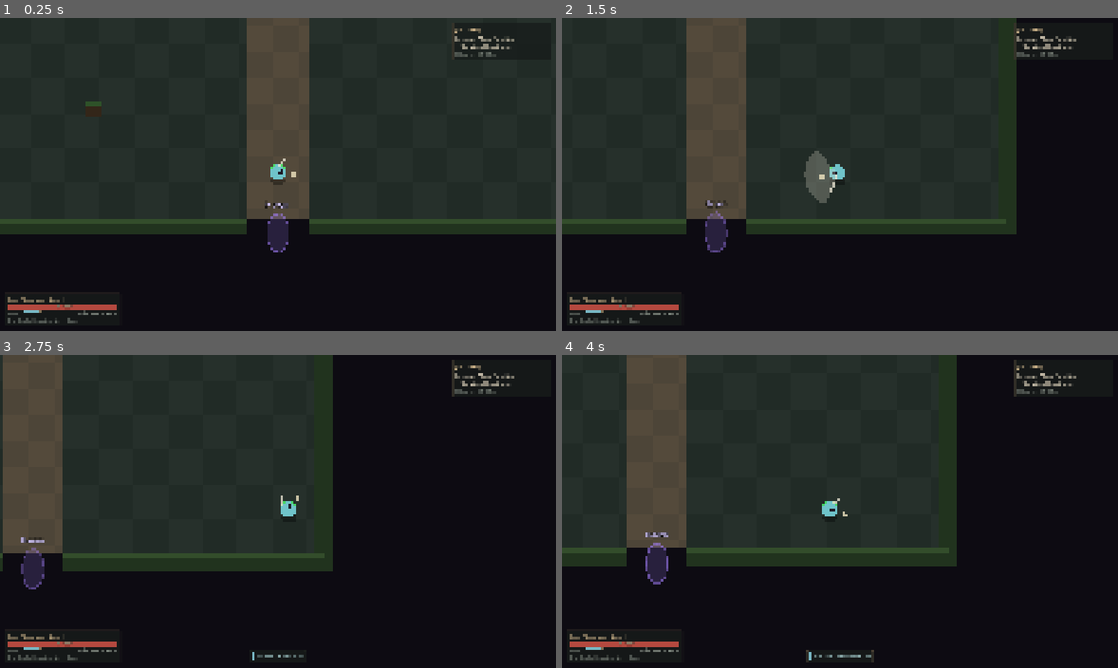
Above: before the commit, frames 1-4 (two rows, left to right).
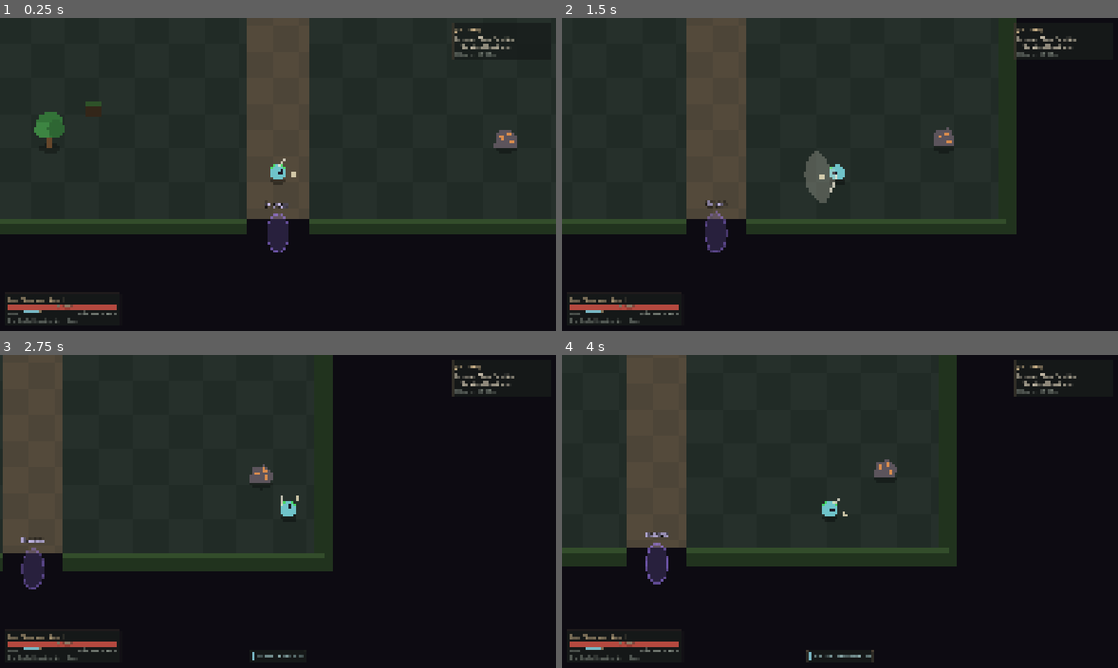
Above: after the commit, the same moments.

Repository: ncbender/Echo-of-the-Hollow
Game: Godot game, scene res://scenes/maps/whispering_stone.tscn
Same seed, same stepped clock (60 frames per second), same inputs: the game is played once before the commit and once after it. This scene is started directly instead of the project's main scene.
Inputs (mouse positions are in pixels of both pictures, inside the frame that each line leads up to):
- Up to frame 1 (0.25 s): no input
- Up to frame 2 (1.5 s): tap Enter (ui_accept) at 0.5, 0.77 s; move the mouse to (962, 158) at 0.52 s; hold D (move_right) 0.53-1.25 s; hold G (interact) 0.53-1.25 s; click (962, 158) at 0.67 s; drag from (728, 190) to (851, 171) at 1.27 s
- Up to frame 3 (2.75 s): tap Enter (ui_accept) at 2 s; move the mouse to (333, 442) at 2.02 s; hold D (move_right) from 2.03 s (still down); hold G (interact) from 2.03 s (still down); tap E (ability_2) at 2.1 s
- Up to frame 4 (4 s): release D (move_right) at 2.75 s; release G (interact) at 2.75 s; drag from (812, 574) to (851, 508) at 2.77 s; move the mouse to (1006, 558) at 3.52 s; hold A (move_left) from 3.53 s (still down); hold G (interact) from 3.53 s (still down); tap F (ability_4) at 3.6 s; tap Enter (ui_accept) at 3.77 s

The runs differ from the first frame. In frame 1, 0.6% of the frame differs, in the area x 6-93%, y 30-42%; in frame 2, 0.2%; in frame 3, 0.2%; in frame 4, 0.2%.

Commit message:
feat: expand hollowwood gathering and supported crafting
- Gathering: level-3 nodes at the Whispering Stone (Old Oak, Rich Iron Vein,
  Duskleaf Cluster, Elk Remains; more yield and XP, existing real-time
  respawn and saved depletion) next to the level-1 nodes of the Whisper
  Forest, plus a second Stag Remains there (skinning was a bottleneck).
  Placed off the forced-fight paths.
- Leather Bracers: the pattern lies once in a Hunter's Pack in the Whisper
  Forest (StoryPickup, persistent flag pickup.forest_hunters_pack).
- Recipes for equippable items that had no source: Rope Belt (Tailoring 1),
  Padded Mantle (Tailoring 2), Traveler's Cloak (Tailoring 3), Worn Boots
  (Leatherworking 2). No potions, no bows, Alchemy stays data only.
- Professions window: an automatic recipe locked by level shows "Level N".
- test_hollowwood: tracks at level 1 and 3 with a purpose, reachable on foot
  without a triggered encounter, level check / yield / XP / depletion over
  save/load, the pattern once and permanent learning, new recipes (missing
  materials, wrong station, rapid clicks, full bag), no unusable outputs.

Co-Authored-By: Claude Opus 5.5 <noreply@anthropic.com>
Claude-Session: https://claude.ai/code/session_01NoXQfpceV9GEDxLjULRbWj

Diff:
--- /dev/null
+++ b/data/professions/recipes/lw_worn_boots.tres
@@ -0,0 +1,26 @@
+[gd_resource type="Resource" script_class="ProfessionRecipeDefinition" format=3]
+
+[ext_resource type="Script" path="res://scripts/rpg/professions/profession_recipe_definition.gd" id="1_recipe"]
+[ext_resource type="Script" path="res://scripts/rpg/base/item_cost.gd" id="2_cost"]
+
+[sub_resource type="Resource" id="Cost_1"]
+script = ExtResource("2_cost")
+item_id = &"cured_leather"
+quantity = 3
+
+[sub_resource type="Resource" id="Cost_2"]
+script = ExtResource("2_cost")
+item_id = &"linen_cloth"
+quantity = 1
+
+[resource]
+script = ExtResource("1_recipe")
+id = &"lw_worn_boots"
+display_name = "Worn Boots"
+profession_id = &"leatherworking"
+required_level = 2
+xp = 28
+is_processing = false
+output_item_id = &"worn_boots"
+output_quantity = 1
+inputs = Array[ExtResource("2_cost")]([SubResource("Cost_1"),SubResource("Cost_2")])
--- /dev/null
+++ b/data/professions/recipes/tl_padded_mantle.tres
@@ -0,0 +1,26 @@
+[gd_resource type="Resource" script_class="ProfessionRecipeDefinition" format=3]
+
+[ext_resource type="Script" path="res://scripts/rpg/professions/profession_recipe_definition.gd" id="1_recipe"]
+[ext_resource type="Script" path="res://scripts/rpg/base/item_cost.gd" id="2_cost"]
+
+[sub_resource type="Resource" id="Cost_1"]
+script = ExtResource("2_cost")
+item_id = &"linen_cloth"
+quantity = 3
+
+[sub_resource type="Resource" id="Cost_2"]
+script = ExtResource("2_cost")
+item_id = &"cured_leather"
+quantity = 1
+
+[resource]
+script = ExtResource("1_recipe")
+id = &"tl_padded_mantle"
+display_name = "Padded Mantle"
+profession_id = &"tailoring"
+required_level = 2
+xp = 28
+is_processing = false
+output_item_id = &"padded_mantle"
+output_quantity = 1
+inputs = Array[ExtResource("2_cost")]([SubResource("Cost_1"),SubResource("Cost_2")])
--- /dev/null
+++ b/data/professions/recipes/tl_rope_belt.tres
@@ -0,0 +1,21 @@
+[gd_resource type="Resource" script_class="ProfessionRecipeDefinition" format=3]
+
+[ext_resource type="Script" path="res://scripts/rpg/professions/profession_recipe_definition.gd" id="1_recipe"]
+[ext_resource type="Script" path="res://scripts/rpg/base/item_cost.gd" id="2_cost"]
+
+[sub_resource type="Resource" id="Cost_1"]
+script = ExtResource("2_cost")
+item_id = &"flax_fiber"
+quantity = 4
+
+[resource]
+script = ExtResource("1_recipe")
+id = &"tl_rope_belt"
+display_name = "Rope Belt"
+profession_id = &"tailoring"
+required_level = 1
+xp = 20
+is_processing = false
+output_item_id = &"rope_belt"
+output_quantity = 1
+inputs = Array[ExtResource("2_cost")]([SubResource("Cost_1")])
--- /dev/null
+++ b/data/professions/recipes/tl_traveler_cloak.tres
@@ -0,0 +1,21 @@
+[gd_resource type="Resource" script_class="ProfessionRecipeDefinition" format=3]
+
+[ext_resource type="Script" path="res://scripts/rpg/professions/profession_recipe_definition.gd" id="1_recipe"]
+[ext_resource type="Script" path="res://scripts/rpg/base/item_cost.gd" id="2_cost"]
+
+[sub_resource type="Resource" id="Cost_1"]
+script = ExtResource("2_cost")
+item_id = &"linen_cloth"
+quantity = 5
+
+[resource]
+script = ExtResource("1_recipe")
+id = &"tl_traveler_cloak"
+display_name = "Traveler's Cloak"
+profession_id = &"tailoring"
+required_level = 3
+xp = 32
+is_processing = false
+output_item_id = &"traveler_cloak"
+output_quantity = 1
+inputs = Array[ExtResource("2_cost")]([SubResource("Cost_1")])
--- /dev/null
+++ b/data/world/resource_nodes/duskleaf_cluster.tres
@@ -0,0 +1,15 @@
+[gd_resource type="Resource" script_class="ResourceNodeDefinition" format=3]
+
+[ext_resource type="Script" path="res://scripts/rpg/world/resource_node_definition.gd" id="1_node"]
+
+[resource]
+script = ExtResource("1_node")
+id = &"duskleaf_cluster"
+display_name = "Duskleaf Cluster"
+yield_item_id = &"duskleaf"
+yield_quantity = 2
+respawn_seconds = 180.0
+look = 3
+profession_id = &"herbalism"
+required_level = 3
+gather_xp = 14
--- /dev/null
+++ b/data/world/resource_nodes/elk_remains.tres
@@ -0,0 +1,15 @@
+[gd_resource type="Resource" script_class="ResourceNodeDefinition" format=3]
+
+[ext_resource type="Script" path="res://scripts/rpg/world/resource_node_definition.gd" id="1_node"]
+
+[resource]
+script = ExtResource("1_node")
+id = &"elk_remains"
+display_name = "Elk Remains"
+yield_item_id = &"raw_hide"
+yield_quantity = 3
+respawn_seconds = 240.0
+look = 4
+profession_id = &"skinning"
+required_level = 3
+gather_xp = 16
--- /dev/null
+++ b/data/world/resource_nodes/old_oak.tres
@@ -0,0 +1,15 @@
+[gd_resource type="Resource" script_class="ResourceNodeDefinition" format=3]
+
+[ext_resource type="Script" path="res://scripts/rpg/world/resource_node_definition.gd" id="1_node"]
+
+[resource]
+script = ExtResource("1_node")
+id = &"old_oak"
+display_name = "Old Oak"
+yield_item_id = &"timber"
+yield_quantity = 5
+respawn_seconds = 150.0
+look = 0
+profession_id = &"woodcutting"
+required_level = 3
+gather_xp = 14
--- /dev/null
+++ b/data/world/resource_nodes/rich_iron_vein.tres
@@ -0,0 +1,15 @@
+[gd_resource type="Resource" script_class="ResourceNodeDefinition" format=3]
+
+[ext_resource type="Script" path="res://scripts/rpg/world/resource_node_definition.gd" id="1_node"]
+
+[resource]
+script = ExtResource("1_node")
+id = &"rich_iron_vein"
+display_name = "Rich Iron Vein"
+yield_item_id = &"iron_ore"
+yield_quantity = 3
+respawn_seconds = 180.0
+look = 2
+profession_id = &"mining"
+required_level = 3
+gather_xp = 16
--- a/scenes/maps/whisper_forest.tscn
+++ b/scenes/maps/whisper_forest.tscn
@@ -18,8 +18,12 @@
 [ext_resource type="Resource" path="res://data/world/resource_nodes/wild_flax.tres" id="def_wild_flax"]
 [ext_resource type="Resource" path="res://data/world/resource_nodes/duskleaf_patch.tres" id="def_duskleaf"]
 [ext_resource type="Resource" path="res://data/world/resource_nodes/stag_remains.tres" id="def_stag"]
+[ext_resource type="Script" path="res://scripts/world/story_pickup.gd" id="15_pickup"]
 [ext_resource type="Resource" path="res://data/enemies/grove_warden_config.tres" id="13_warden_cfg"]
 [ext_resource type="Resource" path="res://data/enemies/grove_warden_attacks.tres" id="14_warden_attacks"]
+
+[sub_resource type="CircleShape2D" id="Circle_pack"]
+radius = 18.0
 
 [sub_resource type="RectangleShape2D" id="Rect_door_west"]
 size = Vector2(12, 48)
@@ -194,6 +198,22 @@
 node_id = &"stag"
 prompt = "Gather"
 
+[node name="StagRemainsB" parent="Resources" instance=ExtResource("12_node")]
+position = Vector2(-270, 135)
+definition = ExtResource("def_stag")
+node_id = &"stag_b"
+prompt = "Gather"
+
+[node name="HuntersPack" type="Area2D" parent="."]
+position = Vector2(-285, -112)
+script = ExtResource("15_pickup")
+persistent_id = &"forest_hunters_pack"
+item_id = &"pattern_leather_bracers"
+label = "Hunter's Pack"
+
+[node name="CollisionShape2D" type="CollisionShape2D" parent="HuntersPack"]
+shape = SubResource("Circle_pack")
+
 [node name="Enemies" type="Node2D" parent="."]
 y_sort_enabled = true
 
--- a/scenes/maps/whispering_stone.tscn
+++ b/scenes/maps/whispering_stone.tscn
@@ -21,6 +21,11 @@
 [ext_resource type="Resource" path="res://data/enemies/rootbound_husk.tres" id="19_husk"]
 [ext_resource type="Resource" path="res://data/enemies/hollowfang_wolf.tres" id="20_wolf"]
 [ext_resource type="Script" path="res://scripts/rpg/base/item_cost.gd" id="21_cost"]
+[ext_resource type="PackedScene" path="res://scenes/world/resource_node.tscn" id="30_node"]
+[ext_resource type="Resource" path="res://data/world/resource_nodes/old_oak.tres" id="31_old_oak"]
+[ext_resource type="Resource" path="res://data/world/resource_nodes/rich_iron_vein.tres" id="32_rich_vein"]
+[ext_resource type="Resource" path="res://data/world/resource_nodes/duskleaf_cluster.tres" id="33_duskleaf"]
+[ext_resource type="Resource" path="res://data/world/resource_nodes/elk_remains.tres" id="34_elk"]
 
 [sub_resource type="RectangleShape2D" id="Rect_exit"]
 size = Vector2(56, 12)
@@ -345,6 +350,33 @@
 [node name="CollisionShape2D" type="CollisionShape2D" parent="ToHaven"]
 shape = SubResource("Rect_exit")
 
+[node name="Resources" type="Node2D" parent="."]
+y_sort_enabled = true
+
+[node name="OldOak" parent="Resources" instance=ExtResource("30_node")]
+position = Vector2(-210,250)
+definition = ExtResource("31_old_oak")
+node_id = &"old_oak"
+prompt = "Gather"
+
+[node name="RichIronVein" parent="Resources" instance=ExtResource("30_node")]
+position = Vector2(210,250)
+definition = ExtResource("32_rich_vein")
+node_id = &"rich_vein"
+prompt = "Gather"
+
+[node name="DuskleafCluster" parent="Resources" instance=ExtResource("30_node")]
+position = Vector2(-210,100)
+definition = ExtResource("33_duskleaf")
+node_id = &"duskleaf_cluster"
+prompt = "Gather"
+
+[node name="ElkRemains" parent="Resources" instance=ExtResource("30_node")]
+position = Vector2(215,40)
+definition = ExtResource("34_elk")
+node_id = &"elk"
+prompt = "Gather"
+
 [node name="Enemies" type="Node2D" parent="."]
 y_sort_enabled = true
 
--- a/scripts/ui/professions_panel.gd
+++ b/scripts/ui/professions_panel.gd
@@ -322,9 +322,9 @@
 func locked_tag(recipe: ProfessionRecipeDefinition) -> String:
 	if not recipe.craftable:
 		return "Not yet available"
-	if not character.professions.knows(recipe.id):
+	if not character.professions.knows(recipe.id) and recipe.unlock_source != ProfessionRecipeDefinition.UnlockSource.AUTOMATIC:
 		return "Not learned"
-	return "Level %d" % recipe.required_level
+	return "Level %d" % recipe.required_level   # automatic recipes come with the level
 
 
 func _unlock_text(recipe: ProfessionRecipeDefinition) -> String:
--- /dev/null
+++ b/tests/integration/test_hollowwood.gd
@@ -0,0 +1,288 @@
+extends TestCase
+## Hollowwood crafting loop (docs/PROFESSIONS.md): every gathering track has
+## reachable level-1 and level-3 nodes in playable maps (walked to with real
+## movement, no forced fight on the way), level requirement, yield, XP and a
+## depletion that survives save/load; the Leather Bracers pattern lies in the
+## Whisper Forest once (persistent), learning is permanent and a second
+## pattern is refused; the new recipes craft equippable items that had no
+## source; no recipe hands out potions or unsupported weapons; every gathered
+## material feeds a recipe or a restoration. Only user://test_saves/.
+
+const DIR := "user://test_saves/hollowwood"
+const PATH := DIR + "/slot_1.save.json"
+const GATHERING := [&"mining", &"herbalism", &"woodcutting", &"skinning"]
+## Walk plans from the map's arrival point: waypoints, then the node.
+const ROUTES := {
+	&"whisper_forest": {"StagRemainsB": [], "StagRemains": [], "TreeA": [], "FlaxA": [], "RockA": [Vector2(-150, -10)]},
+	&"whispering_stone": {"OldOak": [], "RichIronVein": [], "DuskleafCluster": [Vector2(-210, 280)],
+		"ElkRemains": [Vector2(240, 280), Vector2(240, 60)]},
+}
+const NEW_NODES := {&"old_oak": &"woodcutting", &"rich_iron_vein": &"mining", &"duskleaf_cluster": &"herbalism", &"elk_remains": &"skinning"}
+
+var db: GameDatabase
+var session: SessionState
+var character: Character
+var map: GameMap
+var _previous: Character
+var _previous_path: String
+
+
+func before_each() -> void:
+	db = GameDatabase.get_default()
+	session = SessionState.find(get_tree())
+	_previous = session.character
+	_previous_path = session.save_path
+	session.save_path = DIR + "/session.save.json"
+	character = CharacterFactory.create_new(db)
+	character.world.set_flag(&"prologue.haven_discovered")
+	session.set_character(character)
+
+
+func after_each() -> void:
+	if get_tree().current_scene != null:
+		get_tree().unload_current_scene()
+	await get_tree().process_frame
+	session.saves.reset()
+	for path in [PATH] + SaveSlots.all_paths(DIR + "/session.save.json"):
+		for suffix: String in ["", SaveSystem.BACKUP_SUFFIX, SaveSystem.TEMP_SUFFIX]:
+			if FileAccess.file_exists(path + suffix):
+				DirAccess.remove_absolute(path + suffix)
+	session.save_path = _previous_path
+	session.set_character(_previous)
+
+
+func _placed_nodes() -> Dictionary:   # map id -> Array of [node name, ResourceNodeDefinition, position]
+	var result := {}
+	for map_id: StringName in [&"old_road", &"whisper_forest", &"whispering_stone"]:
+		var map_def: MapDefinition = db.maps.get(map_id)
+		var scene := (load(map_def.scene_path) as PackedScene).instantiate()
+		result[map_id] = []
+		for node: ResourceNode in scene.find_children("*", "ResourceNode", true, false):
+			result[map_id].append([String(node.name), node.definition, node.position + (node.get_parent() as Node2D).position])
+		scene.free()
+	return result
+
+
+func test_every_track_has_level_1_and_level_3_nodes_with_a_purpose() -> void:
+	var placed := _placed_nodes()
+	var used := {}
+	for recipe: ProfessionRecipeDefinition in db.profession_recipes.values():
+		if recipe.craftable:
+			for cost in recipe.inputs:
+				used[cost.item_id] = true
+	for ruin: RuinDefinition in db.ruins.values():
+		for cost in ruin.costs + ruin.revitalize_costs:
+			used[cost.item_id] = true
+	for profession_id: StringName in GATHERING:
+		var levels := {}
+		for map_id: StringName in placed:
+			for entry: Array in placed[map_id]:
+				var definition: ResourceNodeDefinition = entry[1]
+				if definition.profession_id == profession_id:
+					levels[definition.required_level] = true
+					check(definition.gather_xp > 0 and definition.yield_quantity > 0, "%s: rewards XP and a yield" % definition.id)
+					check(used.has(definition.yield_item_id), "%s: %s is used by a recipe or a restoration" % [definition.id, definition.yield_item_id])
+		check(levels.has(1) and levels.has(3), "%s: level 1 and level 3 sources placed (%s)" % [profession_id, levels.keys()])
+	for node_id: StringName in NEW_NODES:
+		var definition: ResourceNodeDefinition = db.resource_nodes.get(node_id)
+		if check(definition != null, "%s defined" % node_id):
+			check_eq(definition.profession_id, NEW_NODES[node_id], "%s profession" % node_id)
+			check(definition.respawn_seconds > 0.0, "%s respawns (existing real-time rule)" % node_id)
+	check(ProfessionService.validate_data(db).is_empty(), "profession data valid: %s" % [ProfessionService.validate_data(db)])
+
+
+func test_no_potions_or_unsupported_outputs() -> void:
+	for recipe: ProfessionRecipeDefinition in db.profession_recipes.values():
+		var item := db.get_item(recipe.output_item_id)
+		if not recipe.craftable:
+			continue
+		check(item.category != ItemDefinition.Category.CONSUMABLE, "%s: no craftable consumable" % recipe.id)
+		if item.category == ItemDefinition.Category.WEAPON:
+			check(db.weapons.has(item.weapon_family_id), "%s: weapon of a supported family" % recipe.id)
+		if not item.is_equippable():
+			var feeds := db.profession_recipes.values().any(func(r: ProfessionRecipeDefinition) -> bool:
+				return r.craftable and r.inputs.any(func(c: ItemCost) -> bool: return c.item_id == item.id))
+			var restores := db.ruins.values().any(func(r: RuinDefinition) -> bool:
+				return (r.costs + r.revitalize_costs).any(func(c: ItemCost) -> bool: return c.item_id == item.id))
+			check(feeds or restores, "%s: material output is processed further or restores a building" % recipe.id)
+	check(not (db.profession_recipes[&"al_stoneskin"] as ProfessionRecipeDefinition).craftable, "the draught stays data only")
+
+
+func _open(map_id: StringName) -> bool:
+	var map_def: MapDefinition = db.maps.get(map_id)
+	character.world.map_id = map_id
+	get_tree().change_scene_to_file(map_def.scene_path)
+	for i in 240:
+		await get_tree().process_frame
+		var current := get_tree().current_scene as GameMap
+		if current != null and current.is_node_ready() and not session.is_traveling():
+			map = current
+			map.player.feed_input(InputFrame.new())
+			for enemy in map.find_children("*", "Enemy", true, false):
+				enemy.queue_free()   # walking is checked, not fighting
+			await get_tree().physics_frame
+			return true
+	fail("%s not loaded" % map_id)
+	return false
+
+
+func _walk_to(target: Vector2, limit: int = 900) -> bool:
+	var frame := InputFrame.new()
+	for i in limit:
+		var to := target - map.player.global_position
+		if to.length() < 8.0:
+			break
+		frame.move = to.normalized()
+		frame.aim_direction = to.normalized()
+		map.player.feed_input(frame)
+		await get_tree().physics_frame
+	map.player.feed_input(InputFrame.new())
+	await get_tree().physics_frame
+	return map.player.global_position.distance_to(target) < 8.0
+
+
+func test_nodes_and_pack_are_reachable_on_foot() -> void:
+	for map_id: StringName in ROUTES:
+		if not await _open(map_id):
+			return
+		var start := map.player.global_position
+		var encounters := map.find_children("*", "Encounter", true, false)
+		var routes: Dictionary = ROUTES[map_id]
+		if map_id == &"whisper_forest":
+			routes = routes.duplicate()
+			routes["HuntersPack"] = []
+		for node_name: String in routes:
+			var target := map.find_child(node_name, true, false) as Area2D
+			if not check(target != null, "%s: %s placed" % [map_id, node_name]):
+				continue
+			map.player.global_position = start
+			map.player.reset_physics_interpolation()
+			await get_tree().physics_frame
+			for point: Vector2 in routes[node_name]:
+				await _walk_to(point)
+			await _walk_to(target.global_position + Vector2(0, 16))
+			for i in 3:
+				await get_tree().physics_frame
+			check(target.get(&"player_inside") == true, "%s: %s reached on foot (player at %s)" % [map_id, node_name, map.player.global_position])
+		for encounter: Node in encounters:
+			check(not encounter.get(&"running") and not encounter.get(&"done"), "%s: no encounter triggered on the way (%s)" % [map_id, encounter.name])
+		get_tree().unload_current_scene()
+		await get_tree().process_frame
+
+
+func test_level_3_nodes_gather_and_stay_depleted() -> void:
+	var now := 1000.0
+	for node_id: StringName in NEW_NODES:
+		var definition: ResourceNodeDefinition = db.resource_nodes[node_id]
+		var profession_id: StringName = NEW_NODES[node_id]
+		var before := character.inventory.count(definition.yield_item_id)
+		var error := ResourceGathering.gather(character, &"whispering_stone", node_id, definition, now)
+		check(error.begins_with("Requires") and error.ends_with("level 3"), "%s refused at level 1: %s" % [node_id, error])
+		check_eq(character.inventory.count(definition.yield_item_id), before, "%s: nothing gathered at level 1" % node_id)
+		check_eq(character.professions.xp(profession_id), 0, "%s: no XP when refused" % node_id)
+		_raise(profession_id, 3)
+		check_eq(ResourceGathering.gather(character, &"whispering_stone", node_id, definition, now), "", "%s gathered at level 3" % node_id)
+		check_eq(character.inventory.count(definition.yield_item_id), before + definition.yield_quantity, "%s: %d x %s" % [node_id, definition.yield_quantity, definition.yield_item_id])
+		check_eq(character.professions.xp(profession_id), definition.gather_xp, "%s: %d XP" % [node_id, definition.gather_xp])
+		check(ResourceGathering.gather(character, &"whispering_stone", node_id, definition, now + 1.0).ends_with("depleted"), "%s depleted" % node_id)
+	check_eq(SaveSystem.save_to(character, PATH), OK, "saved")
+	var loaded := SaveSystem.load_from(PATH, db)
+	check(loaded.ok(), "loaded")
+	for node_id: StringName in NEW_NODES:
+		var definition: ResourceNodeDefinition = db.resource_nodes[node_id]
+		check(not ResourceGathering.is_available(loaded.character.world, &"whispering_stone", node_id, now + 10.0), "%s still depleted after loading" % node_id)
+		check(ResourceGathering.is_available(loaded.character.world, &"whispering_stone", node_id, now + definition.respawn_seconds), "%s back after its respawn time" % node_id)
+
+
+func test_leather_bracers_pattern_from_the_forest() -> void:
+	if not await _open(&"whisper_forest"):
+		return
+	var pack := map.get_node("HuntersPack") as StoryPickup
+	check(pack.visible, "the Hunter's Pack lies in the forest")
+	map.player.global_position = pack.global_position + Vector2(0, 14)
+	for i in 4:
+		await get_tree().physics_frame
+	pack.interact(map.hud)
+	check_eq(character.inventory.count(&"pattern_leather_bracers"), 1, "pattern recovered")
+	check(not pack.visible, "the pack is gone")
+	check_eq(pack.take(), "Nothing to recover.", "only once")
+	check_eq(character.inventory.count(&"pattern_leather_bracers"), 1, "still exactly one pattern")
+	check_eq(SaveSystem.save_to(character, PATH), OK, "saved")
+	var loaded := SaveSystem.load_from(PATH, db)
+	check(loaded.ok() and loaded.character.world.has_flag(&"pickup.forest_hunters_pack"), "taken flag saved")
+	get_tree().unload_current_scene()
+	await get_tree().process_frame
+	character = loaded.character
+	session.set_character(character)
+	if not await _open(&"whisper_forest"):
+		return
+	check(not (map.get_node("HuntersPack") as StoryPickup).visible, "no second pack after loading")
+	# learn it: permanent, a second pattern is refused and kept
+	var pattern := _first(&"pattern_leather_bracers")
+	check_eq(ProfessionService.learn_from_item(character, pattern.instance_id), "", "pattern learned")
+	check(character.professions.knows(&"lw_leather_bracers"), "Leather Bracers known")
+	check_eq(character.inventory.count(&"pattern_leather_bracers"), 0, "pattern consumed")
+	character.inventory.add_item(&"pattern_leather_bracers", 1)
+	check(ProfessionService.learn_from_item(character, _first(&"pattern_leather_bracers").instance_id).begins_with("You already know"), "second pattern refused")
+	check_eq(character.inventory.count(&"pattern_leather_bracers"), 1, "second pattern kept")
+	# craft it at the Tanner's Lodge once the level allows
+	character.inventory.add_item(&"cured_leather", 4)
+	check(ProfessionService.craft(character, &"lw_leather_bracers", &"tanners_lodge").error.begins_with("Requires"), "level 3 needed")
+	_raise(&"leatherworking", 3)
+	check_eq(ProfessionService.craft(character, &"lw_leather_bracers", &"tanners_lodge").error, "", "Leather Bracers crafted")
+	check_eq(character.inventory.count(&"leather_bracers"), 1, "bracers in the bag")
+	check_eq(SaveSystem.save_to(character, PATH), OK, "saved again")
+	var again := SaveSystem.load_from(PATH, db)
+	check(again.ok() and again.character.professions.knows(&"lw_leather_bracers"), "learned recipe survives save/load")
+
+
+func test_new_recipes_craft_and_refuse_safely() -> void:
+	var plan := {&"tl_rope_belt": [&"weavers_house", &"tailoring", 1], &"tl_padded_mantle": [&"weavers_house", &"tailoring", 2],
+		&"tl_traveler_cloak": [&"weavers_house", &"tailoring", 3], &"lw_worn_boots": [&"tanners_lodge", &"leatherworking", 2]}
+	for recipe_id: StringName in plan:
+		var recipe: ProfessionRecipeDefinition = db.profession_recipes.get(recipe_id)
+		if not check(recipe != null, "%s exists" % recipe_id):
+			continue
+		var station: StringName = plan[recipe_id][0]
+		check(db.get_item(recipe.output_item_id).is_equippable(), "%s makes an equippable item" % recipe_id)
+		_raise(plan[recipe_id][1], plan[recipe_id][2])
+		ProfessionService.learn_automatic(character)
+		check(character.professions.knows(recipe_id), "%s learned automatically at level %d" % [recipe_id, plan[recipe_id][2]])
+		var bag := character.inventory.to_array()
+		check(ProfessionService.craft(character, recipe_id, station).error.begins_with("Missing materials"), "%s: refused without materials" % recipe_id)
+		for cost in recipe.inputs:
+			character.inventory.add_item(cost.item_id, cost.quantity)
+		check(ProfessionService.craft(character, recipe_id, &"alchemists_cottage").error.begins_with("Craft this at"), "%s: wrong station refused" % recipe_id)
+		var results: Array[String] = []
+		for i in 4:   # rapid clicks with material for one
+			results.append(ProfessionService.craft(character, recipe_id, station).error)
+		check_eq(results.count(""), 1, "%s: exactly one craft from four clicks" % recipe_id)
+		check_eq(character.inventory.count(recipe.output_item_id), 1, "%s: one %s" % [recipe_id, recipe.output_item_id])
+		for cost in recipe.inputs:
+			check_eq(character.inventory.count(cost.item_id), 0, "%s: %s consumed" % [recipe_id, cost.item_id])
+		character.inventory.remove_quantity(recipe.output_item_id, 1)
+		check_eq(character.inventory.to_array().size(), bag.size(), "%s: bag back to its start" % recipe_id)
+	# a full bag refuses before anything is consumed
+	var belt: ProfessionRecipeDefinition = db.profession_recipes[&"tl_rope_belt"]
+	for cost in belt.inputs:
+		character.inventory.add_item(cost.item_id, cost.quantity)
+	var filler := 0
+	while character.inventory.room_for(&"rope_belt") > 0 and filler < 200:
+		character.inventory.add_item(&"iron_sword", 1)
+		filler += 1
+	var before := character.inventory.count(&"flax_fiber")
+	check_eq(ProfessionService.craft(character, &"tl_rope_belt", &"weavers_house").error, "Your bag is full.", "full bag refused")
+	check_eq(character.inventory.count(&"flax_fiber"), before, "nothing consumed with a full bag")
+
+
+func _first(item_id: StringName) -> ItemInstance:
+	for item in character.inventory.items():
+		if item.definition_id == item_id:
+			return item
+	return null
+
+
+## Raises a profession to `target` through normal XP (no state poking).
+func _raise(profession_id: StringName, target: int) -> void:
+	while character.professions.level(profession_id) < target:
+		character.professions.add_xp(profession_id, character.professions.xp_to_next(profession_id) - character.professions.xp(profession_id))
Not shown, added: tests/integration/test_hollowwood.gd.uid
